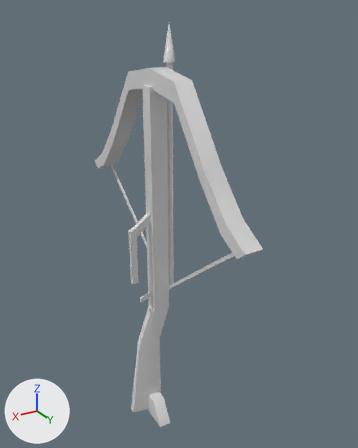
The FBX model zdsp/zdspclient/Assets/Models/Characters/Pc_animation/killer/female_xbow@killer_buff1.fbx, before and after one commit.
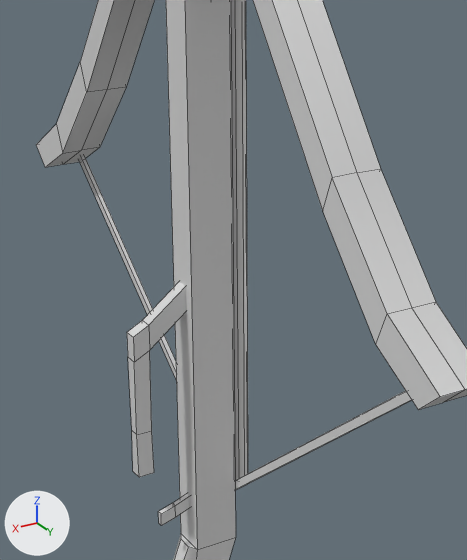
The first picture shows the older version from a 50 mm camera at (0.786, 1.483, 1.111) aimed at (-0.087, 0.028, 0.384). The close-ups show both versions on the part from 23% to 71% of the width and 24% to 70% of the height of that picture. Every picture has the same lights, and +X, +Y and +Z are marked at lower left. The close-ups show mesh edges as thin lines. Where no turn or scale is listed for an object, it has been applied to the vertices.

Objects in the first close-up: 'heavy_crossbow'.
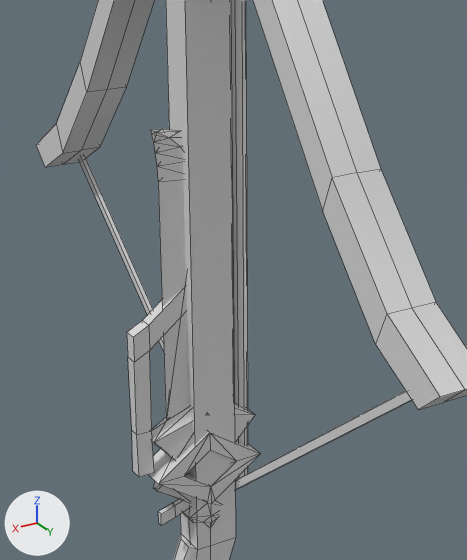
Boxes (x1, y1, x2, y2) around the edits, measured in the close-ups (467 x 560 px):
'dagger_02', added
    after: (149, 129, 260, 533)

What changed in the scene script:
```text
Add mat_weapon:
    mat_weapon = principled_material('weapon')
    mat_weapon.base_color = (0.7, 0.7, 0.7)  # light grey #dadada
    mat_weapon.roughness = 0.293
Add me_mesh_001:
    me_mesh_001.from_pydata(...)  # 124 vertices, 218 faces; spans x -0.083..0.083, y -0.023..0.03, z -0.183..0.662
    me_mesh_001.materials.append(mat_weapon)  # light grey #dadada
Add ob_dagger_02:
    ob_dagger_02 = bpy.data.objects.new('dagger_02', me_mesh_001)
    ob_dagger_02.location = (0.0, 0.0, 0.0)
```
